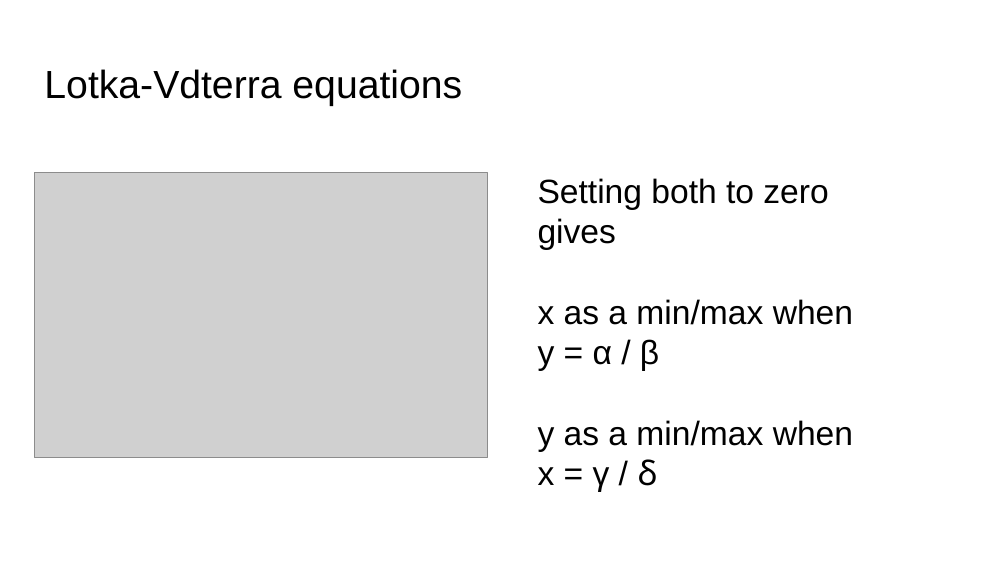
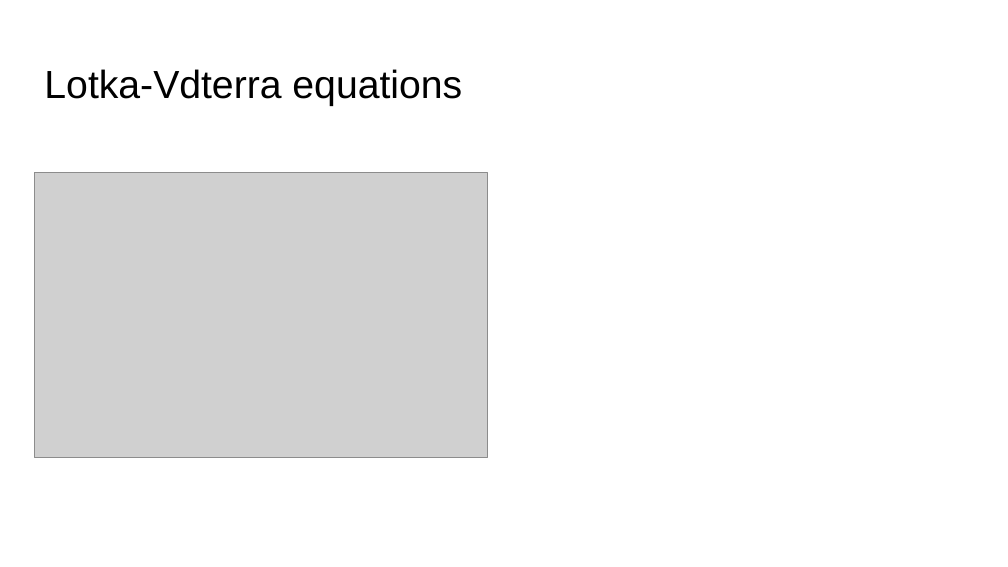
Before and after one commit to LingfeiZhao/Group-Project-2b, a slide deck: slide 9 of Group Project 2B.pptx. Drawn at 1008x567 pixels with LibreOffice and Linux fonts; fonts in the diff are those of the drawing; grey boxes stand for pictures. Boxes give left, top, right and bottom in pixels: in the first picture for what was removed or moved away, otherwise in the second. Text is boxed around its words. In the diff, an @@ line names an element or a change of style, - is before the commit and + after.

```diff
--- a/Group Project 2B.pptx
+++ b/Group Project 2B.pptx
@@ text removed at [538, 178, 853, 492] @@
-Setting both to zero gives
-x as a min/max when
-y = α / β
-y as a min/max when
-x = γ / ẟ
```
Also in this commit, not shown: 1 other slide changed, 1 slide removed, 6 other files.
